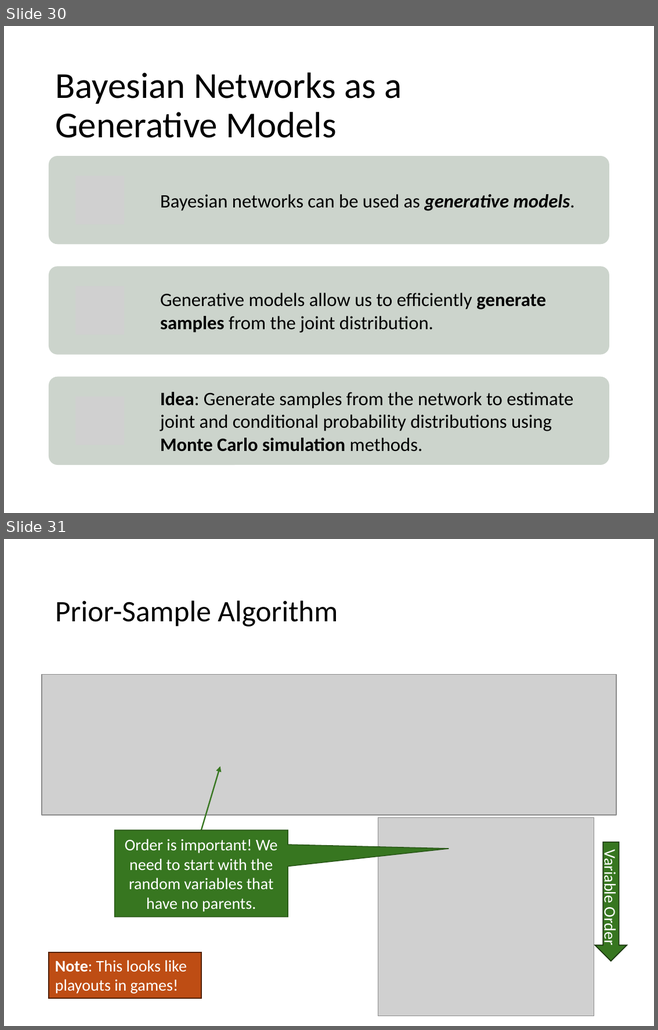
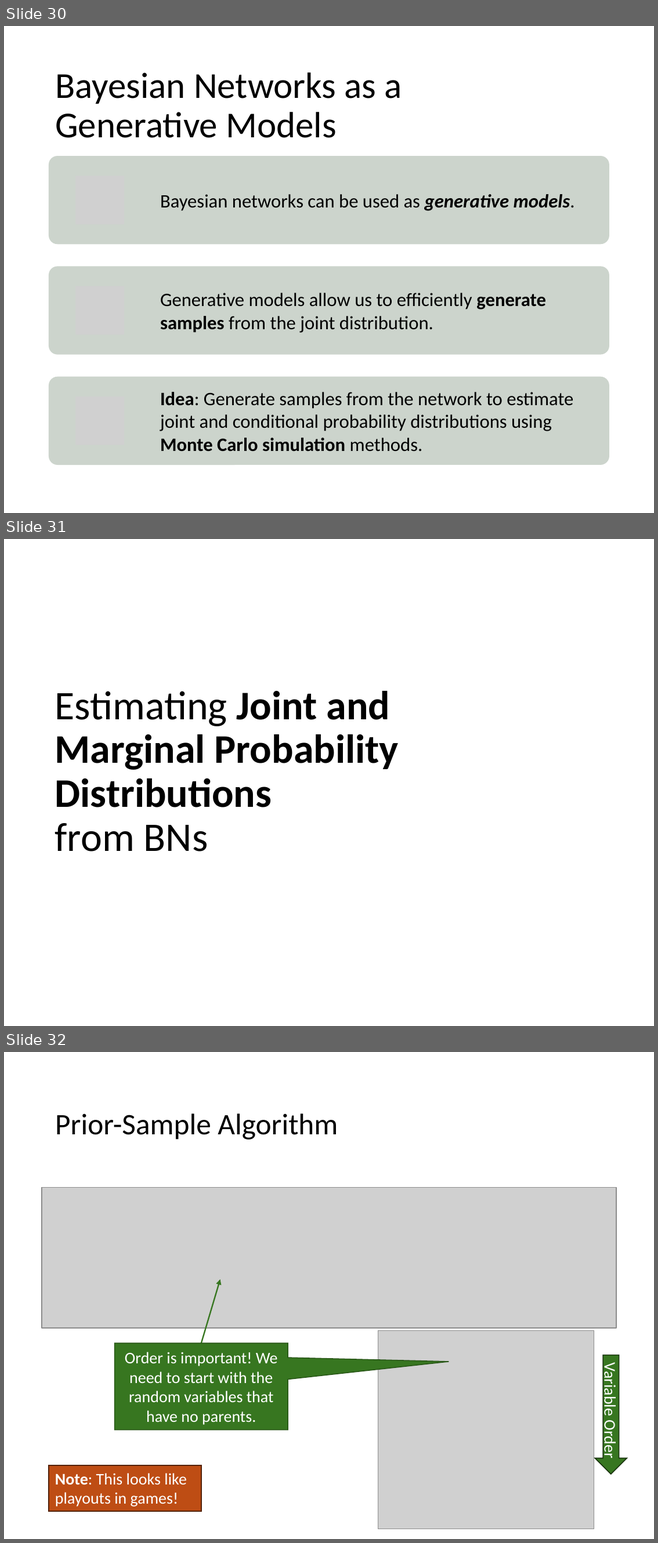
Before and after one commit to mhahsler/CS7320-AI, a slide deck: slides/13_bayes_nets.pptx. Shown one above the other, each under a label of ours: slides 30 and 31 before the commit, slides 30, 31 and 32 after it. The pictures are 658x1030 and 658x1543 pixels, drawn with LibreOffice and Linux fonts; fonts in the diff are those of the drawing; grey boxes stand for pictures. Boxes give left, top, right and bottom in pixels: in the first picture for what was removed or moved away, otherwise in the second. Text is boxed around its words. In the diff, an @@ line names an element or a change of style, - is before the commit and + after.

```diff
--- a/slides/13_bayes_nets.pptx
+++ b/slides/13_bayes_nets.pptx
@@ slide 31 added at <box>4,539,654,1026</box>, background #FFFFFF @@
@@ title added at <box>55,691,398,852</box>, 45 pt, text #000000, bold @@
+Estimating Joint and
+Marginal Probability Distributions
+from BNs
@@ what was slide 31 is now slide 32 @@
```
Also in this commit, not shown: 2 slides changed, 1 other slide added, 1 other file.
